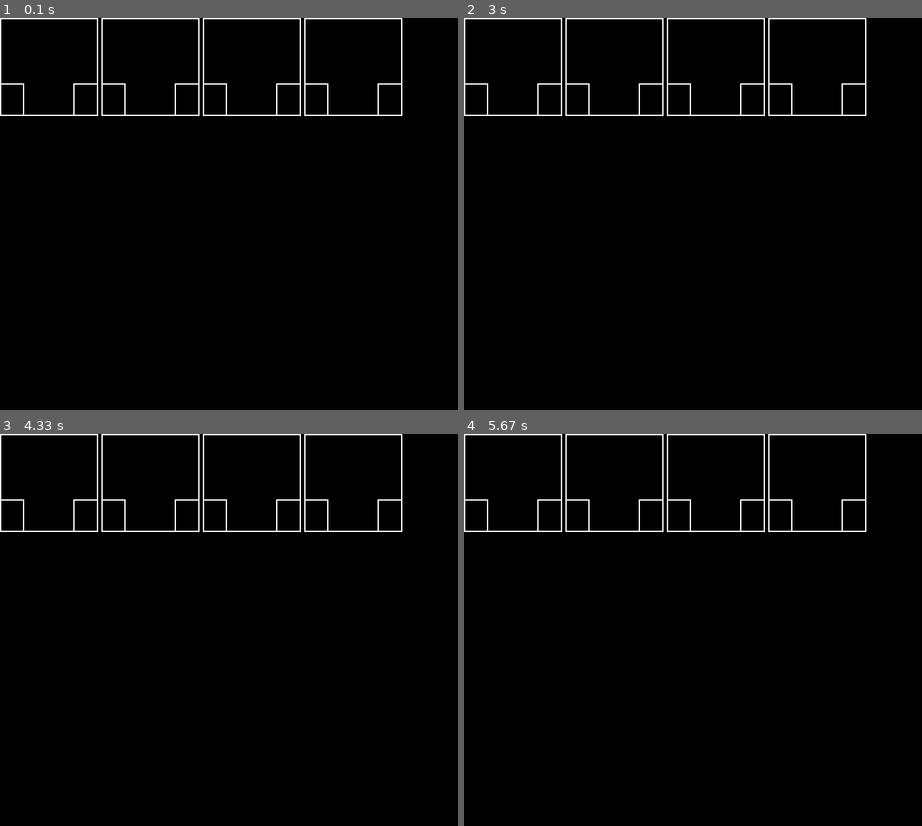
Above: before the commit, frames 1-4 (two rows, left to right).
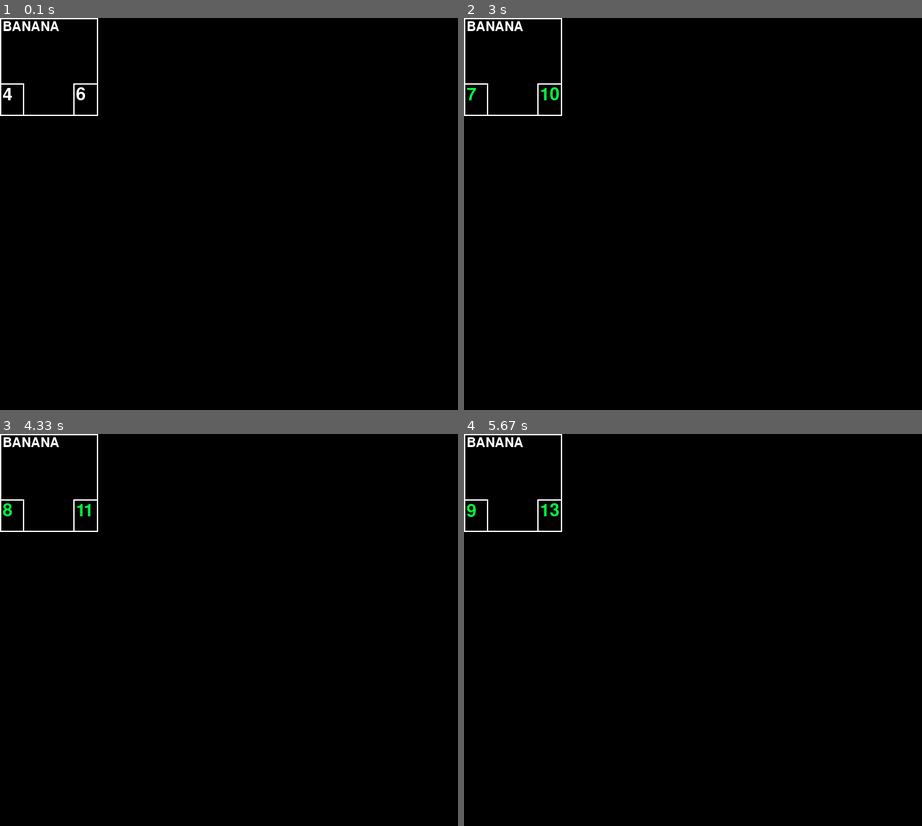
Above: after the commit, the same moments.

Repository: nilrogen/CGS-AI-UML
Game: pygame game, started from Testbed.py
Same seed, same stepped clock (60 frames per second), same inputs: the game is played once before the commit and once after it.
Inputs (mouse positions are in pixels of both pictures, inside the frame that each line leads up to):
- Up to frame 1 (0.1 s): no input
- Up to frame 2 (3 s): hold D 0.33-0.8 s; move the mouse to (674, 229) at 0.37 s; hold D 0.83-1.3 s; hold A 1.33-1.87 s; hold S 1.9-2.2 s; hold A 2.23-2.63 s; hold D from 2.67 s (still down)
- Up to frame 3 (4.33 s): release D at 3.3 s; hold S 3.33-3.7 s; hold A 3.73-4.2 s; hold D from 4.23 s (still down)
- Up to frame 4 (5.67 s): release D at 4.7 s; hold D 4.73-5.2 s; hold A from 5.23 s (still down)

The runs differ from the first frame. In frame 1, 1.3% of the frame differs, in the area x 0-88%, y 0-25%; in frame 2, 1.4%; in frame 3, 1.4%; in frame 4, 1.4%.

Commit message:
Worked on the minion model. Further work needs the engine to be finalized. Temporary objects have been used.

Diff:
--- a/Testbed.py
+++ b/Testbed.py
@@ -4,7 +4,7 @@
 import util.utilities as util
 from ui.application import *
 from ui.uiobjects import *
-from ui.minion import MinionTemp
+from ui.minion import *
 
 WINSIZE = 700, 600
 
@@ -13,11 +13,32 @@
         super(App, self).__init__(windowsize)
         self.objs = [MinionTemp(pygame.Rect(i, 0, 150, 150), None) for i in range(0, 600, 155)]
 
+        self.objs = []
+        self.objs.append(MinionTemp(pygame.Rect(0, 0, 150, 150), \
+                                    Minion('TestMinion', 4, 6)))
+
     def onKeydown(self, event):
-        if event.key == K_q:
+        key = event.key
+        if key == K_q:
             self.running = False
 
+        if self.objs == []:
+            return
+        minion = self.objs[0]
+        ref = minion.minion
+        if key == K_a:
+            ref.heal(1)
+            minion.changed = True
+        elif key == K_s:
+            if ref.damage(1):
+                self.objs = []
+            minion.changed = True
+        elif key == K_d:
+            ref.buff(1, 1)
+            minion.changed = True
+
     def render(self):
+        self._display.fill((0, 0, 0))
         for obj in self.objs:
             obj.draw(self._display)
         pygame.display.flip()
--- a/ui/minion.py
+++ b/ui/minion.py
@@ -5,20 +5,62 @@
 from ui.uiobjects import *
 from ui.mousehandler import *
 
+COLOR_WHITE = (255, 255, 255)
+COLOR_DAMAGED = (230, 20, 20)
+COLOR_OVEHEALED = (0, 255, 60)
+COLOR_TAUNT = (133, 133, 133)
+COLOR_SHIELD = (255, 255, 0)
+
 class MinionBase(UIObject):
     def __init__(self, bb, minion):
         super(MinionBase, self).__init__(bb)
         self.minion = minion
+        self.changed = True
         self.surface = None
+
+    def checkUpdates(self):
+        self.changed = True
+
 
 
 class MinionTemp(MinionBase):
     def __init__(self, bb, minion):
         super(MinionTemp, self).__init__(bb, minion)
-        self.created = False
+
+        # Minion Properties
+
+        if minion is not None:
+            self.power = minion.getPower()
+            self.toughness = minion.getToughness()
+
+    def _getColors(self):
+        if self.isTaunt():
+            box = COLOR_TAUNT
+        else:
+            box = COLOR_WHITE
+
+        if  self.isDamaged():
+            toughness = COLOR_DAMAGED
+        elif self.isOverhealed():
+            toughness = COLOR_OVEHEALED
+        else:
+            toughness = COLOR_WHITE
+
+        if self.isBuffed():
+            power = COLOR_OVEHEALED
+        elif self.isDebuffed():
+            power = COLOR_DAMAGED
+        else:
+            power = COLOR_WHITE
+
+        return (box, power, toughness)
 
     def _create(self):
-        font = pygame.font.SysFont('Greek', 15)
+        fontName = pygame.font.SysFont('Mono Bold', 30)
+        font = pygame.font.SysFont('Mono Bold', 40)
+
+        boxc, pc, tc = self._getColors()
+
         yh = int(2.0 * self.bb.h / 3.0)
         w1, w2 = int(self.bb.w * 0.25), int(self.bb.w * 0.75)
 
@@ -28,14 +70,95 @@
 
         self.surface = pygame.Surface(self.bb.size)
 
-        #name = font.render('Moo',
+        power = font.render(str(self.minion.getPower()), True, pc)
+        toughness = font.render(str(self.minion.getToughness()), True, tc)
+        name = fontName.render(str('BANANA'), True, COLOR_WHITE)
 
-        pygame.draw.rect(self.surface, (255,255,255), box1, 2)
-        pygame.draw.rect(self.surface, (255,255,255), box2, 2)
-        pygame.draw.rect(self.surface, (255,255,255), box3, 2)
+        pygame.draw.rect(self.surface, COLOR_WHITE, box2, 2)
+        pygame.draw.rect(self.surface, COLOR_WHITE, box3, 2)
+        pygame.draw.rect(self.surface, boxc, box1, 2)
+        self.surface.blit(name, (4, 4))
+        self.surface.blit(power, (4,yh+4))
+        self.surface.blit(toughness, (w2+4, yh+4))
 
     def draw(self, surface):
-        if self.created == False:
+        if self.changed:
             self._create()
-            self.created = True
+            self.changed = False
         surface.blit(self.surface, self.pos)
+
+    """ THESE ARE TEMPORARY MESSAGES THAT WILL BE IMPLEMENTED WITH THE ENGINE"""
+    def isDamaged(self):
+        return self.minion.damaged
+    def isBuffed(self):
+        return self.minion.status == 1
+    def isDebuffed(self):
+        return self.minion.status == -1
+    def isTaunt(self):
+        return self.minion.taunt
+    def isShielded(self):
+        return self.minion.shield
+    def isOverhealed(self):
+        return self.minion.overhealed
+
+
+
+
+
+class Minion(object):
+    """ TODO: THIS IS A TEMPORARY CLASS!!!!"""
+    def __init__(self, name, power, toughness):
+        self.name = name
+        self.power = self.basepower = power
+        self.toughness = self.basetoughness = toughness
+
+        self.damaged = False
+        self.status = 0
+        self.overhealed = False
+        self.shielded = False
+        self.taunt = False
+        self.stealth = False
+
+    def damage(self, amt):
+        if self.shielded:
+            self.shilded = False
+            return True
+        self.toughness -= amt
+        self.overhealed = self.basetoughness < self.toughness
+        self.damaged = self.basetoughness > self.toughness
+        return self.toughness <= 0
+
+    def heal(self, amt):
+        self.toughness += amt
+        self.overhealed = self.toughness > self.basetoughness
+
+    def buff(self, pamt, tamt):
+        self.heal(tamt)
+        self.power += pamt
+        self.status = 1
+
+
+
+    def shield(self):
+        self.shielded = True
+
+    def unshield(self):
+        self.shielded = False
+
+    def taunt(self):
+        self.taunt = True
+
+    def untaunt(self):
+        self.taunt = False
+
+    def stealth(self):
+        self.stealth = True
+
+    def unstealth(self):
+        self.stealth = False
+
+    def getPower(self):
+        return self.power
+
+    def getToughness(self):
+        return self.toughness
--- a/util/utilities.py
+++ b/util/utilities.py
@@ -8,7 +8,6 @@
 "
 " TODO: Fix model of retrieving resources.
 """
-
 import os
 import glob
 
@@ -32,9 +31,8 @@
         self.picspath = picspath
         self.carddatapath = carddatapath
 
-        self.IMAGEDATA = {}
+        self.IMAGEDATA = dict()
         self.imagelist = glob.glob(picspath + '*.png')
-
         self._loadImages()
 
     def _loadImages(self):
@@ -85,7 +83,8 @@
     " If the image has been converted already then that image will be returned,
     " otherwise it will be converted using either convert() or convert_alpha().
     " When the image name does not exist then an exception is raised.
-    " Names are in the form [name].[imagetype].
+    " Names are in the form:
+    "   <picspath>?<name>\.<imagetype>
     """
     imagedata = getGlobals().getImageData(imagename)
     if not imagedata:
